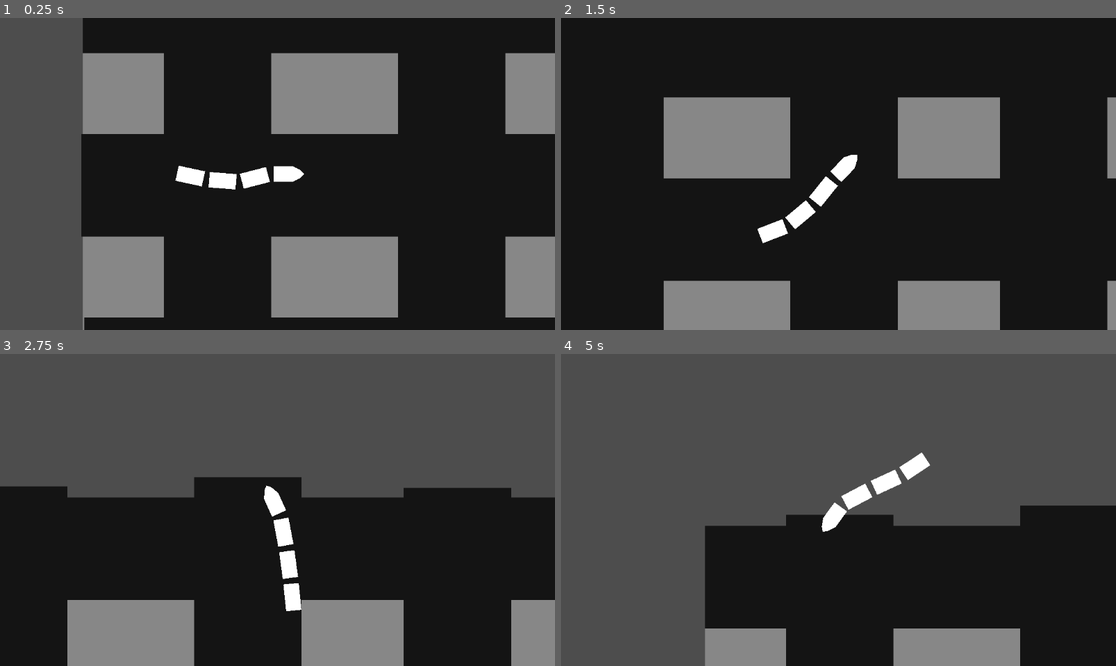
Above: before the commit, frames 1-4 (two rows, left to right).
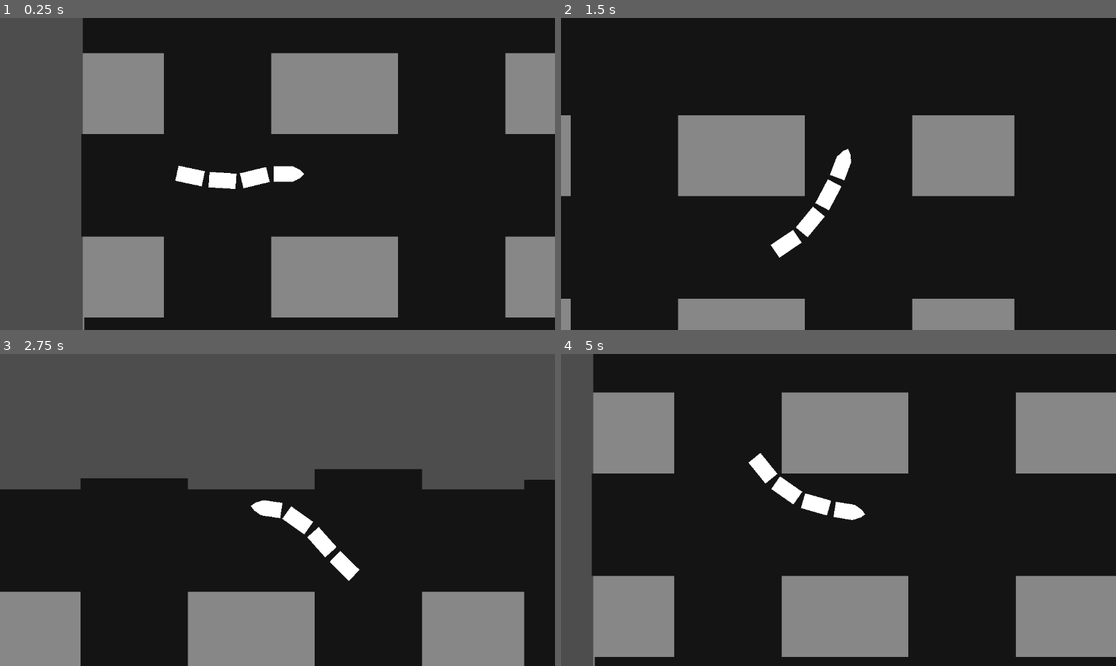
Above: after the commit, the same moments.

Repository: GodMadeEarth/Godot-Wild-Jam-59
Game: Godot game, scene res://game.tscn
The game is run twice, just before and just after one commit, with the same random seed, the same clock (stepped at 60 frames per second) and the same inputs.
Inputs:
- Up to frame 1 (0.25 s): no input
- Up to frame 2 (1.5 s): hold A (Move_L) 0.53-1.28 s; tap D (Move_R) at 1.35 s
- Up to frame 3 (2.75 s): hold A (Move_L) from 2.03 s (still down)
- Up to frame 4 (5 s): release A (Move_L) at 2.78 s; tap D (Move_R) at 2.85, 4.35 s; hold A (Move_L) 3.53-4.28 s

The runs differ from the first frame. In frame 1, less than 0.1% of the frame differs, in the area x 31-49%, y 47-56%; in frame 2, 13%; in frame 3, 26%; in frame 4, 74%, in the area x 5-100%, y 0-100%.

Commit message:
Tighter Turns

Diff:
--- a/Godot-wild-jam-59/Train.gd
+++ b/Godot-wild-jam-59/Train.gd
@@ -1,7 +1,7 @@
 extends Node2D
 
 @export var speed:int = 100
-var rotation_speed:float = PI/3
+var rotation_speed:float = PI/2
 var rotation_direction:= 0.0 : set = set_dir, get = get_dir
 
 # Called when the node enters the scene tree for the first time.
@@ -18,6 +18,7 @@
 		set_dir(-0.05)
 	if Input.is_action_pressed("Move_R"):
 		set_dir(0.05)
+
 
 	var velocity = (Vector2.UP.rotated(rotation) * speed*delta)
 	rotation = rotation+(rotation_direction*rotation_speed*delta)
--- a/Godot-wild-jam-59/train.tscn
+++ b/Godot-wild-jam-59/train.tscn
@@ -31,7 +31,7 @@
 [node name="Train Car" type="RigidBody2D" parent="."]
 position = Vector2(0.000144958, 40)
 center_of_mass_mode = 1
-linear_damp = 4.5
+linear_damp = 5.0
 metadata/_edit_group_ = true
 
 [node name="Polygon2D" type="Polygon2D" parent="Train Car"]
@@ -52,7 +52,7 @@
 [node name="Train Car2" type="RigidBody2D" parent="."]
 position = Vector2(0.000396729, 108)
 center_of_mass_mode = 1
-linear_damp = 4.5
+linear_damp = 5.0
 metadata/_edit_group_ = true
 
 [node name="Polygon2D" type="Polygon2D" parent="Train Car2"]
@@ -74,7 +74,7 @@
 position = Vector2(0.000640869, 176)
 center_of_mass_mode = 1
 gravity_scale = 0.0
-linear_damp = 4.5
+linear_damp = 5.0
 metadata/_edit_group_ = true
 
 [node name="Polygon2D" type="Polygon2D" parent="Train Car3"]
